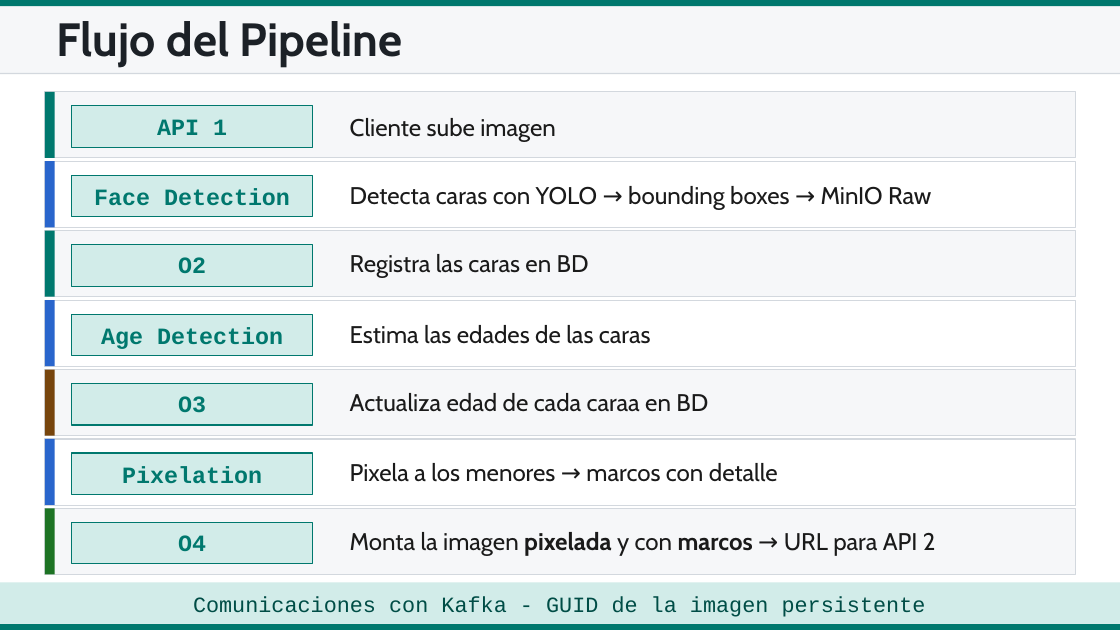
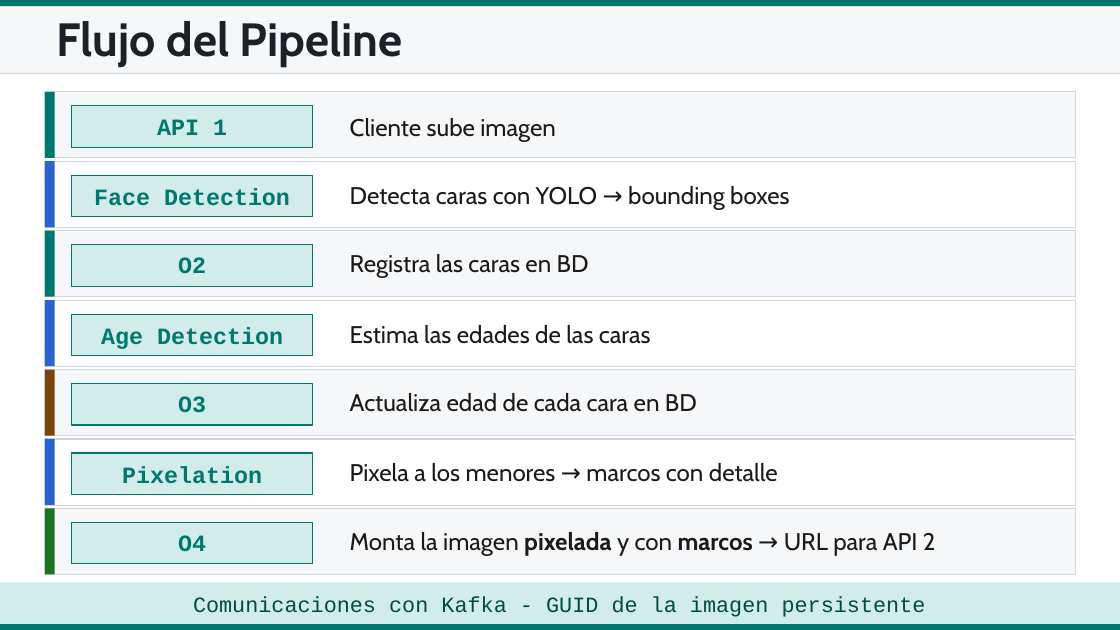
Before and after one commit to SureKT/Censura_Menores, a slide deck: slide 5 of docs/Pixelado de menores con IA.pptx. Drawn at 1120x630 pixels with LibreOffice and Linux fonts; fonts in the diff are those of the drawing. Boxes give left, top, right and bottom in pixels: in the first picture for what was removed or moved away, otherwise in the second. Text is boxed around its words. In the diff, an @@ line names an element or a change of style, - is before the commit and + after.

```diff
--- a/docs/Pixelado de menores con IA.pptx
+++ b/docs/Pixelado de menores con IA.pptx
@@ text at [350, 186, 789, 210]: text changed @@
-Detecta caras con YOLO → bounding boxes → MinIO Raw
+Detecta caras con YOLO → bounding boxes
@@ text at [350, 393, 697, 412]: text changed @@
-Actualiza edad de cada caraa en BD
+Actualiza edad de cada cara en BD
```
Also in this commit, not shown: 1 other slide changed, 2 slides added, 3 other files.
